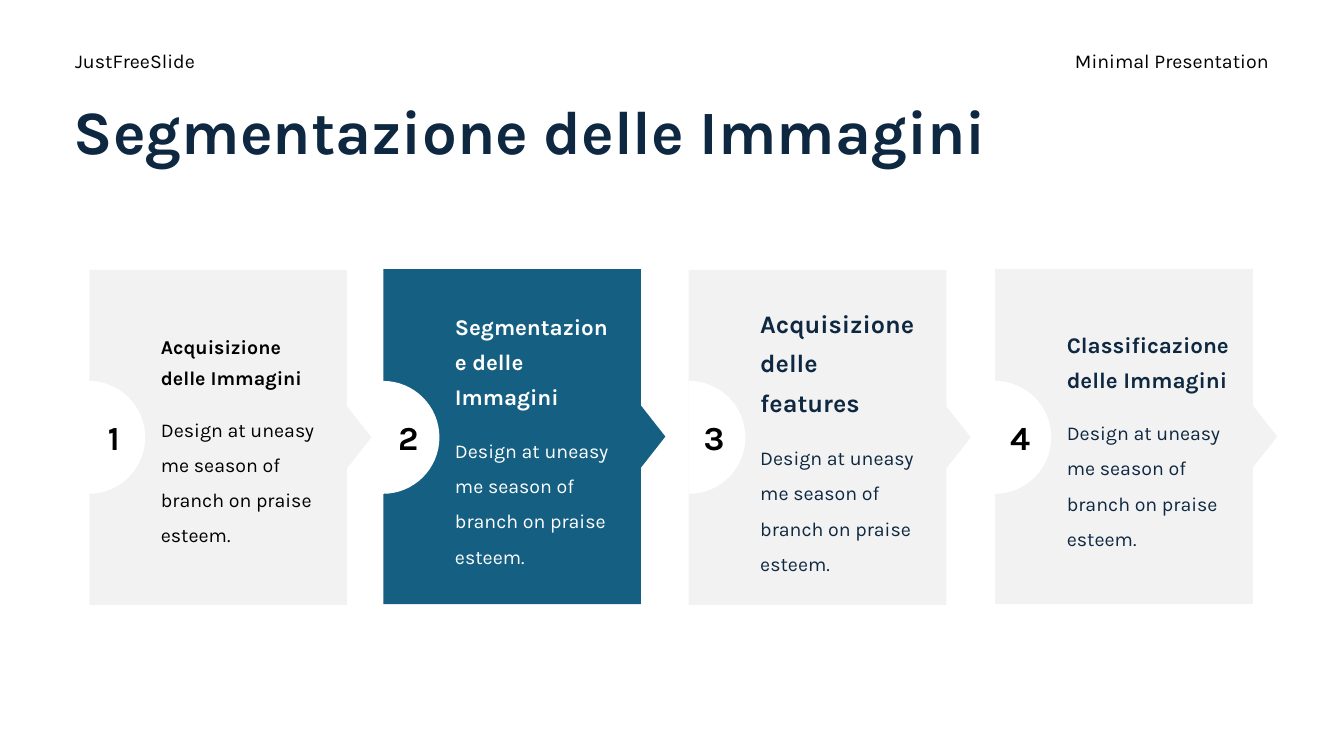
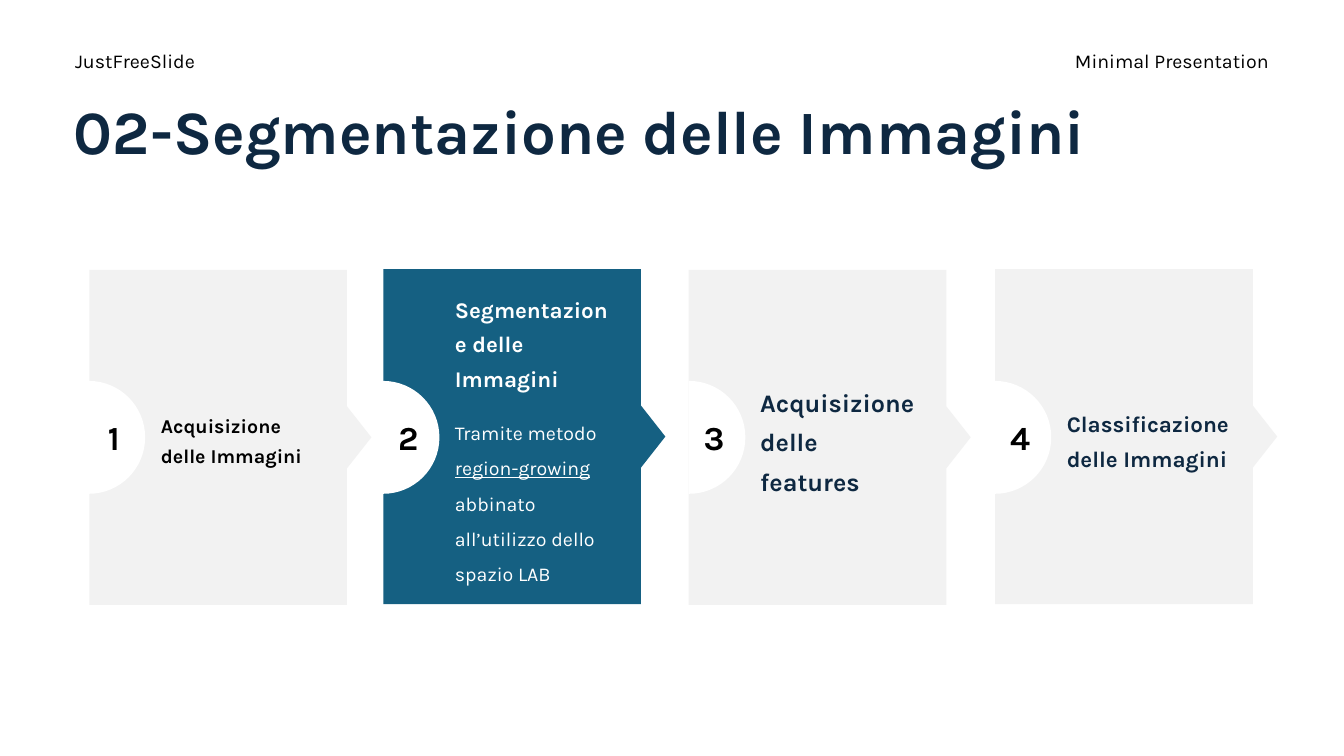
Before and after one commit to aleeteo/leaf_ID, a slide deck: slide 9 of ProjectLeafWIP.pptx. Drawn at 1344x756 pixels with LibreOffice and Linux fonts; fonts in the diff are those of the drawing. Boxes give left, top, right and bottom in pixels: in the first picture for what was removed or moved away, otherwise in the second. Text is boxed around its words. In the diff, an @@ line names an element or a change of style, - is before the commit and + after.

```diff
--- a/ProjectLeafWIP.pptx
+++ b/ProjectLeafWIP.pptx
@@ title at <box>74,110,1085,169</box>: text changed @@
-Segmentazione delle Immagini
+02-Segmentazione delle Immagini
@@ text in freeform shape at <box>161,423,314,543</box>: paragraph removed @@
-Design at uneasy me season of branch on praise esteem.
@@ text in freeform shape at <box>455,426,597,586</box>: text changed @@
-Design at uneasy me season of branch on praise esteem.
+Tramite metodo region-growing abbinato all’utilizzo dello spazio LAB
@@ text in freeform shape at <box>1067,426,1220,547</box>: paragraph removed @@
-Design at uneasy me season of branch on praise esteem.
@@ text in freeform shape at <box>760,451,914,572</box>: paragraph removed @@
-Design at uneasy me season of branch on praise esteem.
```
Also in this commit, not shown: 3 other slides changed, 2 slides added, 1 other file.
